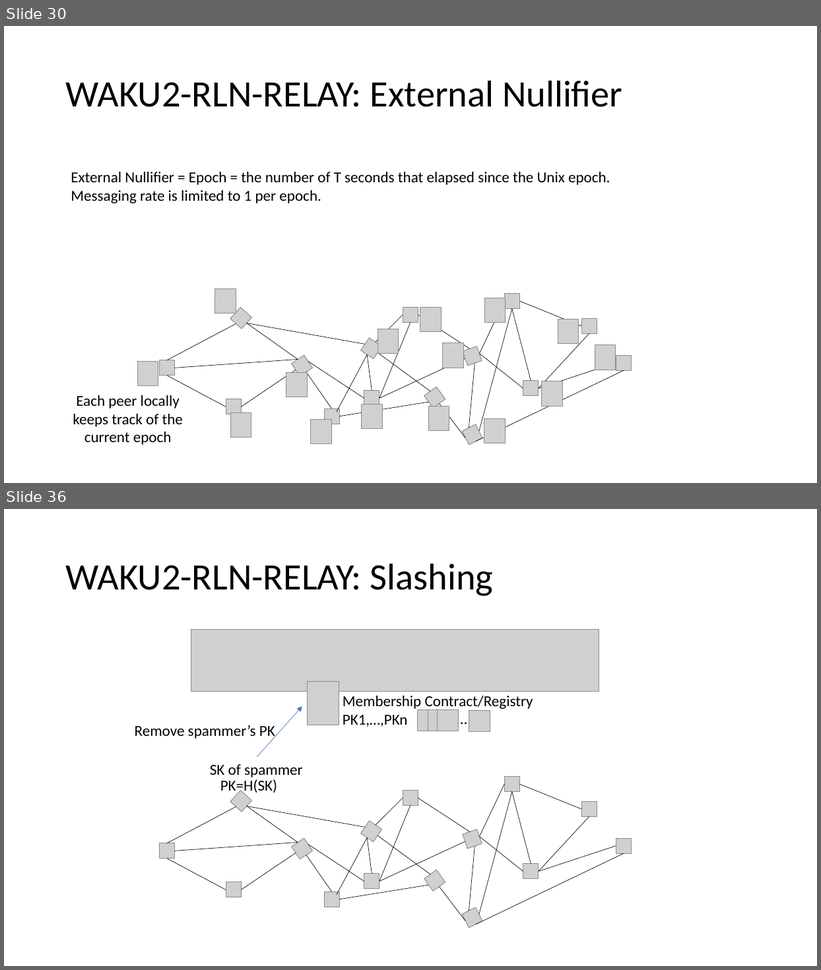
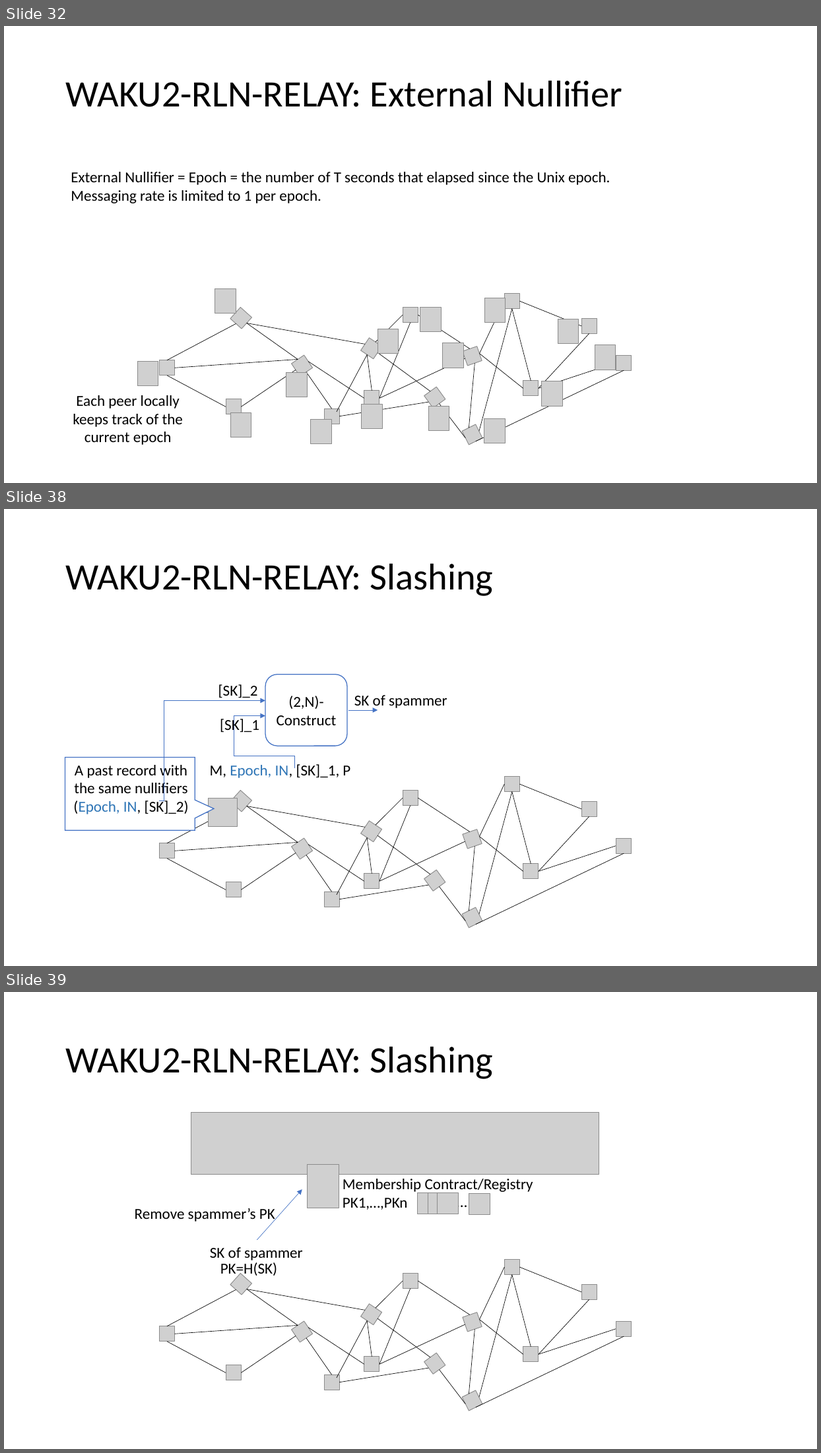
Before and after one commit to vacp2p/research, a slide deck: rln-research/presentations/11-2021-Tokenmics-Waku-rln-relay.pptx. Shown one above the other, each under a label of ours: slides 30 and 36 before the commit, slides 32, 38 and 39 after it; the slides between them are not shown. The pictures are 821x970 and 821x1453 pixels, drawn with LibreOffice and Linux fonts; fonts in the diff are those of the drawing; grey boxes stand for pictures. Boxes give left, top, right and bottom in pixels: in the first picture for what was removed or moved away, otherwise in the second. Text is boxed around its words. In the diff, an @@ line names an element or a change of style, - is before the commit and + after.

```diff
--- a/rln-research/presentations/11-2021-Tokenmics-Waku-rln-relay.pptx
+++ b/rln-research/presentations/11-2021-Tokenmics-Waku-rln-relay.pptx
@@ slide 38 added at box(4, 509, 817, 966), background #FFFFFF @@
@@ title added at box(66, 563, 494, 596), 44 pt, text #000000 @@
+WAKU2-RLN-RELAY: Slashing
@@ text added at box(218, 685, 258, 698), 18 pt, text #000000 @@
+[SK]_2
@@ rounded rectangle added at box(265, 674, 347, 746), fill #FFFFFF, outline #4472C4 1 pt, 18 pt, text #000000 @@
+(2,N)-Construct
@@ elbow arrow added from (160, 801) to (265, 700), #4472C4 0.5 pt @@
@@ text added at box(354, 695, 448, 710), 18 pt, text #000000 @@
+SK of spammer
@@ text added at box(220, 717, 259, 734), 18 pt, text #000000 @@
+[SK]_1
@@ elbow arrow added from (294, 768) to (265, 716), #4472C4 0.5 pt @@
@@ arrow added from (349, 710) to (378, 710), #4472C4 0.5 pt @@
@@ speech box added at box(65, 758, 195, 831), fill #FFFFFF, outline #4472C4 1 pt @@
@@ text added at box(73, 762, 189, 815), 18 pt, text #000000 @@
+A past record with the same nullifiers (Epoch, IN, [SK]_2)
@@ text added at box(210, 764, 350, 778), 18 pt, text #000000 @@
+M, Epoch, IN, [SK]_1, P
@@ group added at box(160, 777, 632, 928): 26 lines, 15 pictures @@
@@ picture added at box(209, 799, 237, 827) @@
@@ arrow added from (209, 813) to (171, 817), #4472C4 0.5 pt @@
@@ what was slide 30 is now slide 32 @@
@@ what was slide 36 is now slide 39 @@
```
Also in this commit, not shown: 10 slides changed, 2 other slides added.
